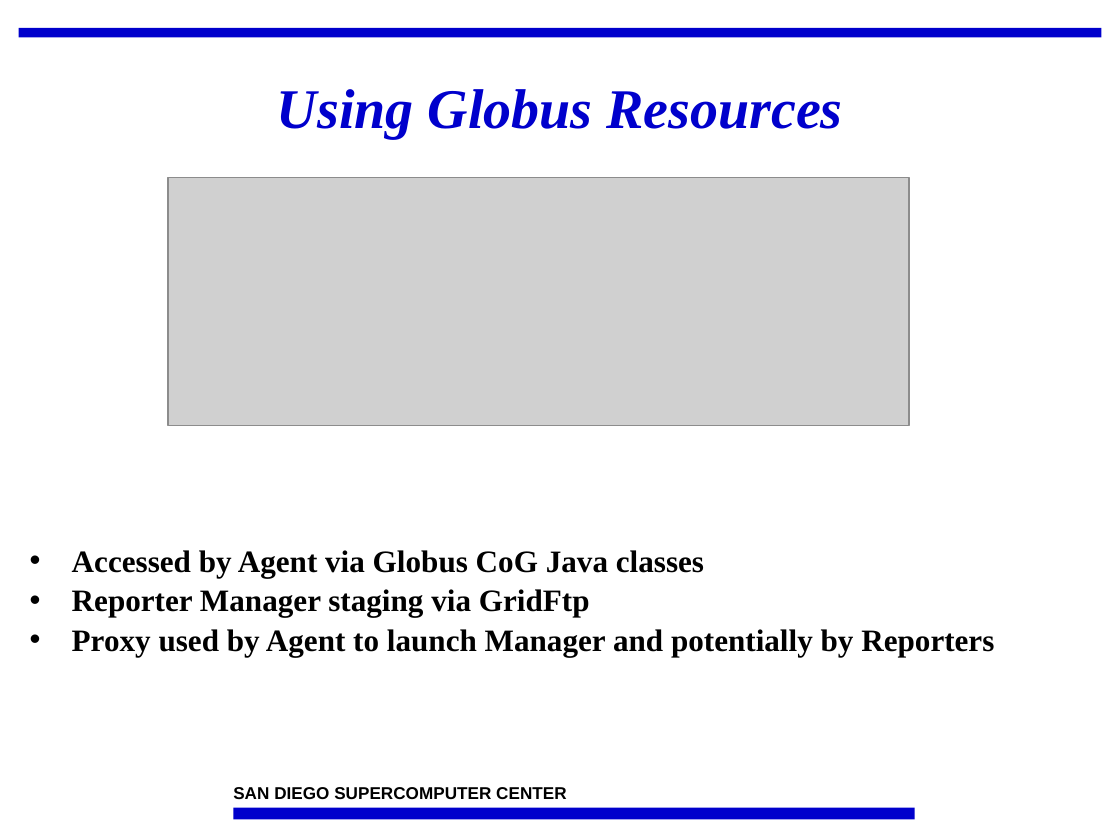
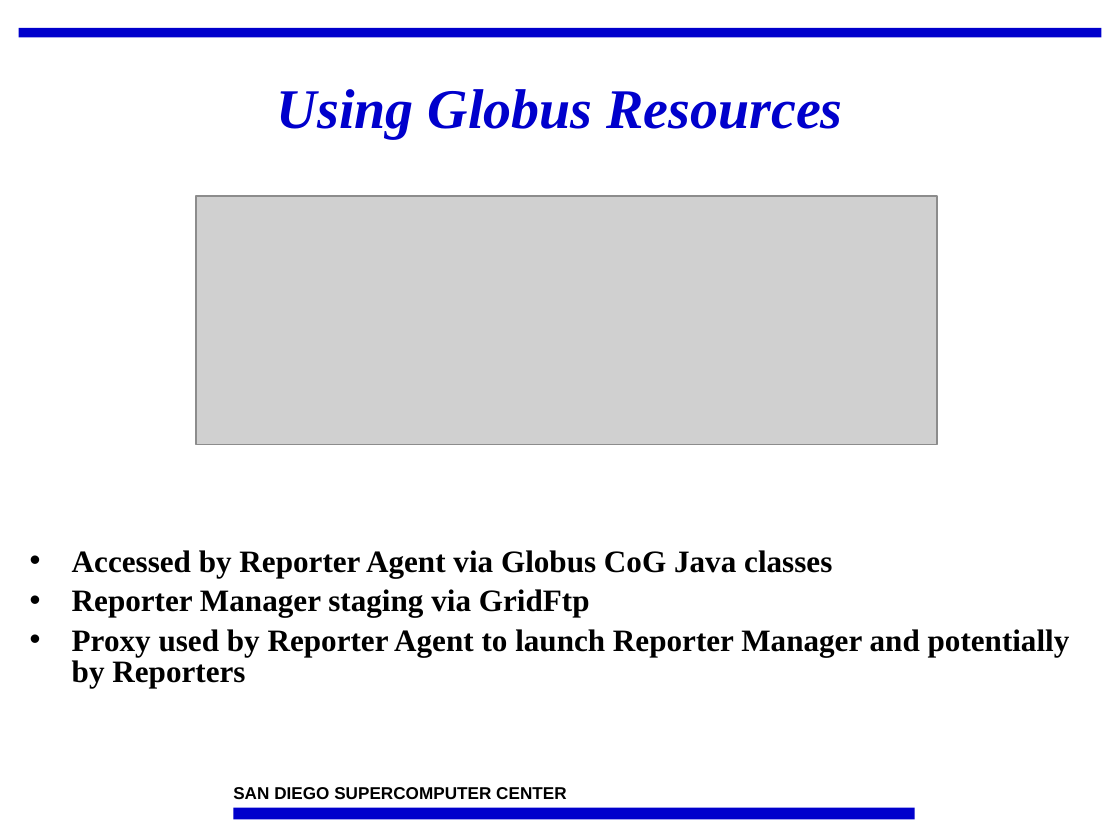
Before and after one commit to IncaProject/inca-xsede, a slide deck: slide 12 of talks/feb-06-workshop/incat.ppt. Drawn at 1120x840 pixels with LibreOffice and Linux fonts; fonts in the diff are those of the drawing; grey boxes stand for pictures; background and template pictures are left out. Boxes give left, top, right and bottom in pixels: in the first picture for what was removed or moved away, otherwise in the second. Text is boxed around its words. In the diff, an @@ line names an element or a change of style, - is before the commit and + after.

```diff
--- a/talks/feb-06-workshop/incat.ppt
+++ b/talks/feb-06-workshop/incat.ppt
@@ picture: place and size @@
-picture at [168,177,909,426]
+picture at [196,196,937,445]
@@ text at [72,550,832,577]: text changed @@
-• Accessed by Agent via Globus CoG Java classes
+• Accessed by Reporter Agent via Globus CoG Java classes
@@ text at [72,629,1070,688]: text changed @@
-• Proxy used by Agent to launch Manager and potentially by Reporters
+• Proxy used by Reporter Agent to launch Reporter Manager and potentially by Reporters
```
Also in this commit, not shown: 8 other slides changed, 2 other files.
